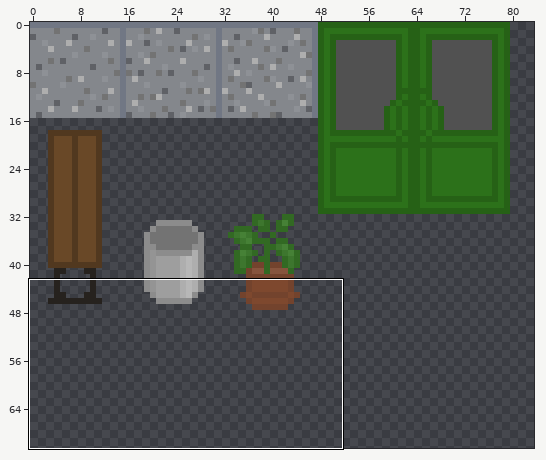
Two states of a sprite sheet, android/assets/maps/tiles/cyber_tiles.png. The picture above shows the old version from afar; the outline marks the close-up.
Close-up. Old version:
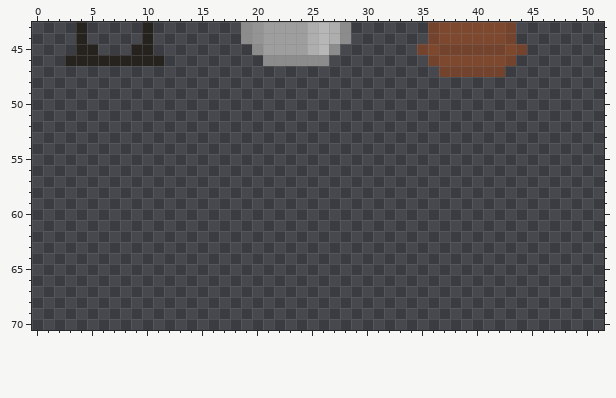
The file is 144x144 pixels. Colours within 5 levels of each other are drawn and written as one. Shown: x 0..51, y 43..70. The wide view leaves out empty margins.
The same view after the edit:
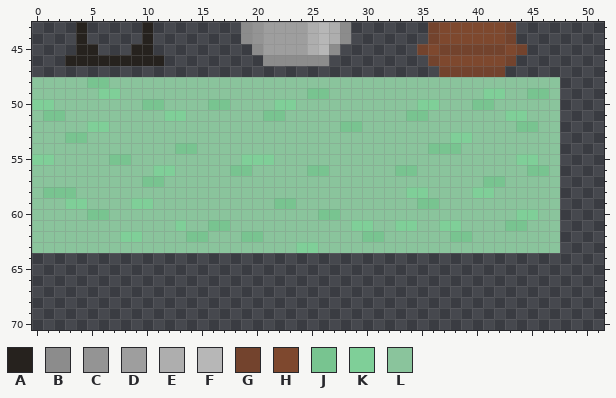
Palette (. is transparent): A #26221e  B #8c8c8c  C #949494  D #9e9e9e  E #aeaeae  F #b7b7b7  G #73432d  H #7e482e  J #78c490  K #7fcf98  L #8ac49c
Diff:
@@ x 0..51 @@
 47 .....................................GGGGGG.........
-48 ....................................................
-49 ....................................................
-50 ....................................................
-51 ....................................................
-52 ....................................................
-53 ....................................................
-54 ....................................................
-55 ....................................................
-56 ....................................................
-57 ....................................................
-58 ....................................................
-59 ....................................................
-60 ....................................................
-61 ....................................................
-62 ....................................................
-63 ....................................................
+48 LLLLLJJLLLLLLLLLLLLLLLLLLLLLLLLLLLLLLLLLLLLLLLLL....
+49 LLLLLLKKLLLLLLLLLLLLLLLLLJJLLLLLLLLLLLLLLKKLLJJL....
+50 KKLLLLLLLLJJLLLLJJLLLLKKLLLLLLLLLLLKKLLLJJLLLLLL....
+51 LJJLLLLLLLLLKKLLLLLLLJJLLLLLLLLLLLJJLLLLLLLKKLLL....
+52 LLLLLKKLLLLLLLLLLLLLLLLLLLLLJJLLLLLLLLLLLLLLJJLL....
+53 LLLJJLLLLLLLLLLLLLLLLLLLLLLLLLLLLLLLLLKKLLLLLLLL....
+54 LLLLLLLLLLLLLJJLLLLLLLLLLLLLLLLLLLLLJJJLLLLLLLLL....
+55 KKLLLLLJJLLLLLLLLLLKKKLLLLLLLLLLLLLLLLLLLLLLKKLL....
+56 LLLLLLLLLLLKKLLLLLJJLLLLLJJLLLLLLJJLLLLLLLLLLJJL....
+57 LLLLLLLLLLJJLLLLLLLLLLLLLLLLLLLLLLLLLLLLLJJLLLLL....
+58 LJJJLLLLLLLLLLLLLLLLLLLLLLLLLLLLLLKKLLLLKKLLLLLL....
+59 LLLKKLLLLKKLLLLLLLLLLLJJLLLLLLLLLLLJJLLLLLLLLLLL....
+60 LLLLLJJLLLLLLLLLLLLLLLLLLLJJLLLLLLLLLLLLLLLLKKLL....
+61 LLLLLLLLLLLLLKLLJJLLLLLLLLLLLKKLLKKLLKKLLLLJJLLL....
+62 LLLLLLLLKKLLLLJJLLLJJLLLLLLLLLJJLLLLLLJJLLLLLLLL....
+63 LLLLLLLLLLLLLLLLLLLLLLLLKKLLLLLLLLLLLLLLLLLLLLLL....
 64 ....................................................
